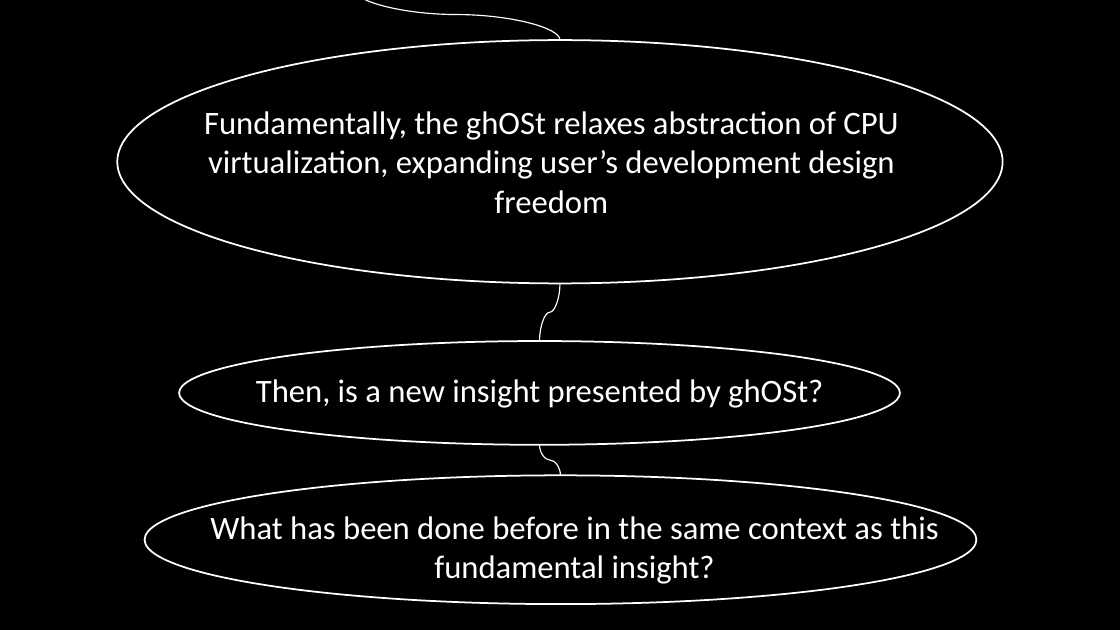
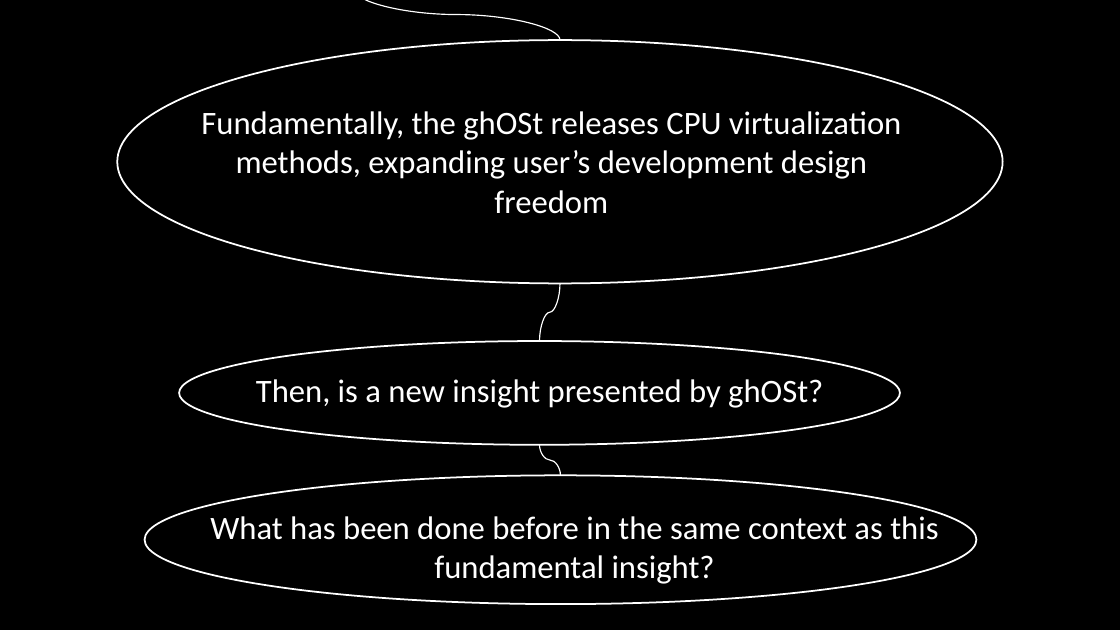
Before and after one commit to minseok127/paper_reviews, a slide deck: slide 17 of operating_system/ghOSt/ghOSt.pptx. Drawn at 1120x630 pixels with LibreOffice and Linux fonts; fonts in the diff are those of the drawing. Boxes give left, top, right and bottom in pixels: in the first picture for what was removed or moved away, otherwise in the second. Text is boxed around its words. In the diff, an @@ line names an element or a change of style, - is before the commit and + after.

```diff
--- a/operating_system/ghOSt/ghOSt.pptx
+++ b/operating_system/ghOSt/ghOSt.pptx
@@ text at (x1=201, y1=111, x2=901, y2=214): text changed @@
-Fundamentally, the ghOSt relaxes abstraction of CPU virtualization, expanding user’s development design freedom
+Fundamentally, the ghOSt releases CPU virtualization methods, expanding user’s development design freedom
```
Also in this commit, not shown: 7 other slides changed, 1 other file.
